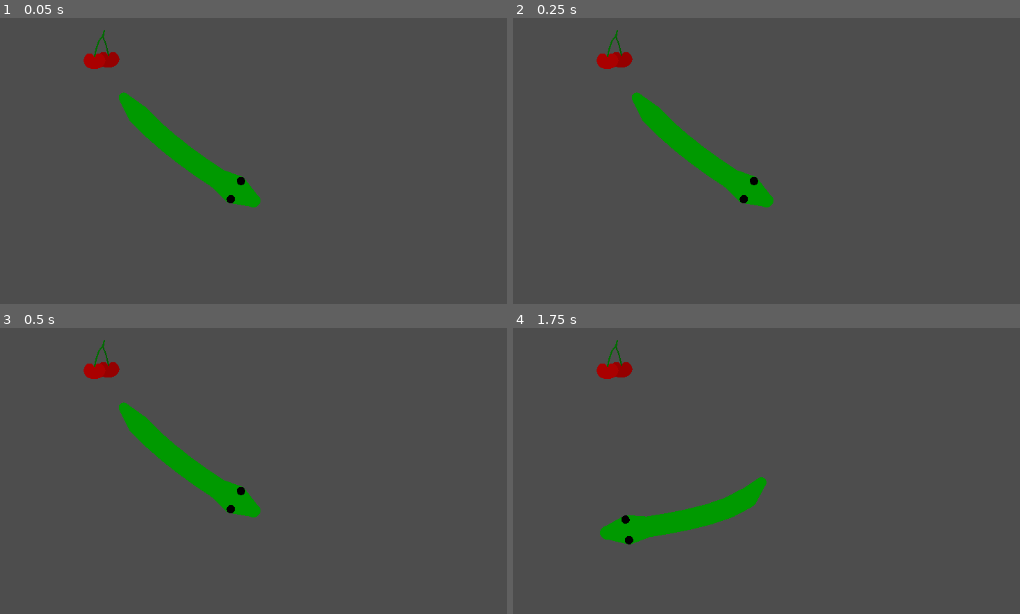
Above: before the commit, frames 1-4 (two rows, left to right).
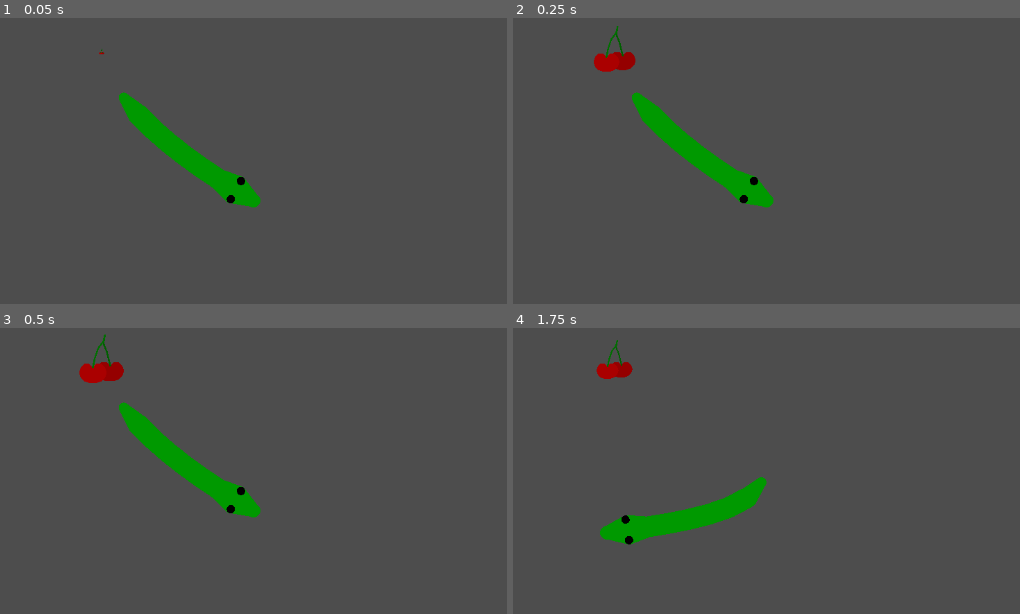
Above: after the commit, the same moments.

Repository: dbedggood/snake
Game: Godot game, scene res://project/main.tscn
Same seed, same stepped clock (60 frames per second), same inputs: the game is played once before the commit and once after it.
Inputs (mouse positions are in pixels of both pictures, inside the frame that each line leads up to):
- Up to frame 1 (0.05 s): no input
- Up to frame 2 (0.25 s): no input
- Up to frame 3 (0.5 s): no input
- Up to frame 4 (1.75 s): tap Enter at 0.5 s; move the mouse to (943, 488) at 0.52 s; tap Space at 1.25 s; move the mouse to (604, 533) at 1.27 s

The runs differ from the first frame. In frame 1, 0.4% of the frame differs, in the area x 16-24%, y 4-18%; in frame 2, 0.2%; in frame 3, 0.3%; in frame 4, nothing differs.

Commit message:
Add a cherry spawning animation

Diff:
--- a/project/cherries/cherries.tscn
+++ b/project/cherries/cherries.tscn
@@ -1,12 +1,36 @@
-[gd_scene load_steps=3 format=3 uid="uid://elt4ko4sqdjk"]
+[gd_scene load_steps=6 format=3 uid="uid://elt4ko4sqdjk"]
 
 [ext_resource type="Script" path="res://project/cherries/cherries.gd" id="1_4tsiq"]
 
 [sub_resource type="CircleShape2D" id="CircleShape2D_v21nt"]
 radius = 15.0
 
+[sub_resource type="Animation" id="Animation_fm4vm"]
+length = 0.001
+
+[sub_resource type="Animation" id="Animation_8uku5"]
+resource_name = "spawn"
+tracks/0/type = "value"
+tracks/0/imported = false
+tracks/0/enabled = true
+tracks/0/path = NodePath(".:scale")
+tracks/0/interp = 2
+tracks/0/loop_wrap = true
+tracks/0/keys = {
+"times": PackedFloat32Array(0, 0.5, 0.6),
+"transitions": PackedFloat32Array(0.5, 1, 0.5),
+"update": 0,
+"values": [Vector2(2.08165e-12, 2.08165e-12), Vector2(2.5, 2.5), Vector2(2, 2)]
+}
+
+[sub_resource type="AnimationLibrary" id="AnimationLibrary_n2gq7"]
+_data = {
+"RESET": SubResource("Animation_fm4vm"),
+"spawn": SubResource("Animation_8uku5")
+}
+
 [node name="Cherries" type="Area2D"]
-scale = Vector2(2, 2)
+scale = Vector2(1e-05, 1e-05)
 script = ExtResource("1_4tsiq")
 
 [node name="CollisionShape2D" type="CollisionShape2D" parent="."]
@@ -36,4 +60,10 @@
 default_color = Color(0, 0.439216, 0, 1)
 begin_cap_mode = 2
 
+[node name="AnimationPlayer" type="AnimationPlayer" parent="."]
+libraries = {
+"": SubResource("AnimationLibrary_n2gq7")
+}
+autoplay = "spawn"
+
 [connection signal="area_entered" from="." to="." method="_on_area_entered"]
